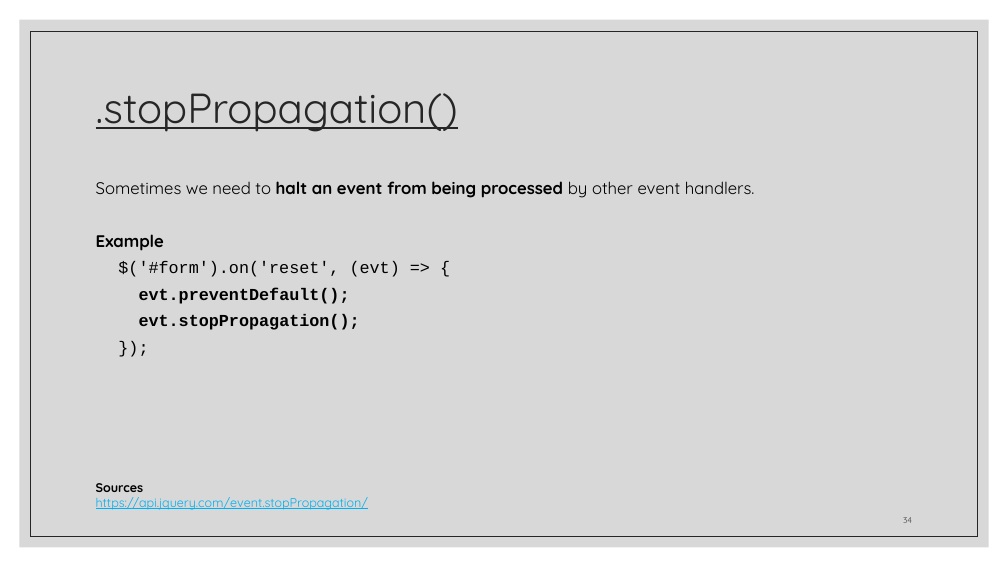
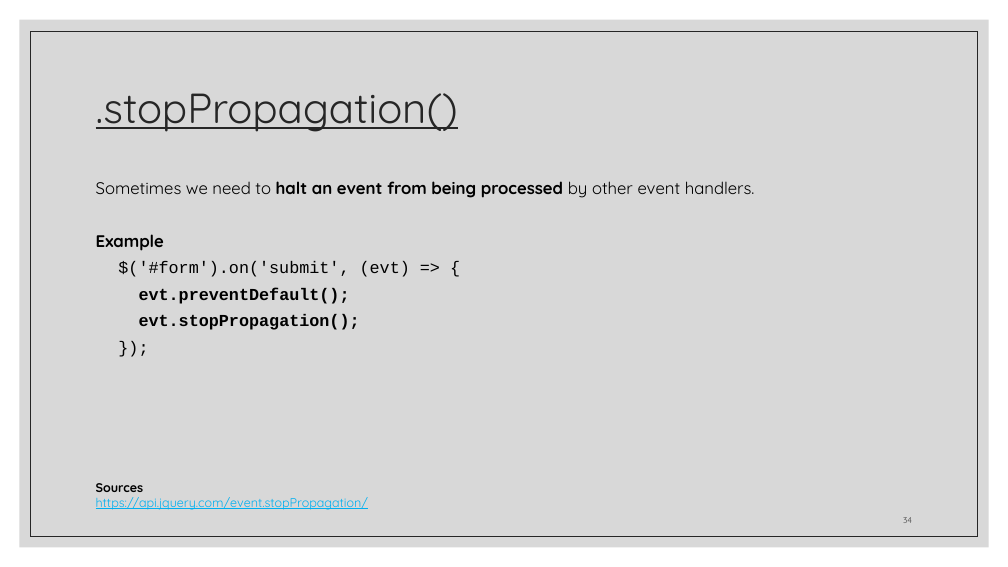
Before and after one commit to zackstotts/base-node-curriculum, a slide deck: slide 34 of unit_00/html_review/06 jQuery.pptx. Drawn at 1008x567 pixels with LibreOffice and Linux fonts; fonts in the diff are those of the drawing. Boxes give left, top, right and bottom in pixels: in the first picture for what was removed or moved away, otherwise in the second. Text is boxed around its words. In the diff, an @@ line names an element or a change of style, - is before the commit and + after.

Commit message:
Adding example code for form validation

```diff
--- a/unit_00/html_review/06 jQuery.pptx
+++ b/unit_00/html_review/06 jQuery.pptx
@@ text at [118,261,410,277]: text changed @@
-  $('#form').on('reset', (evt) => {
+  $('#form').on('submit', (evt) => {
```
Also in this commit, not shown: 1 other slide changed, 1 slide added, 1 slide removed.
